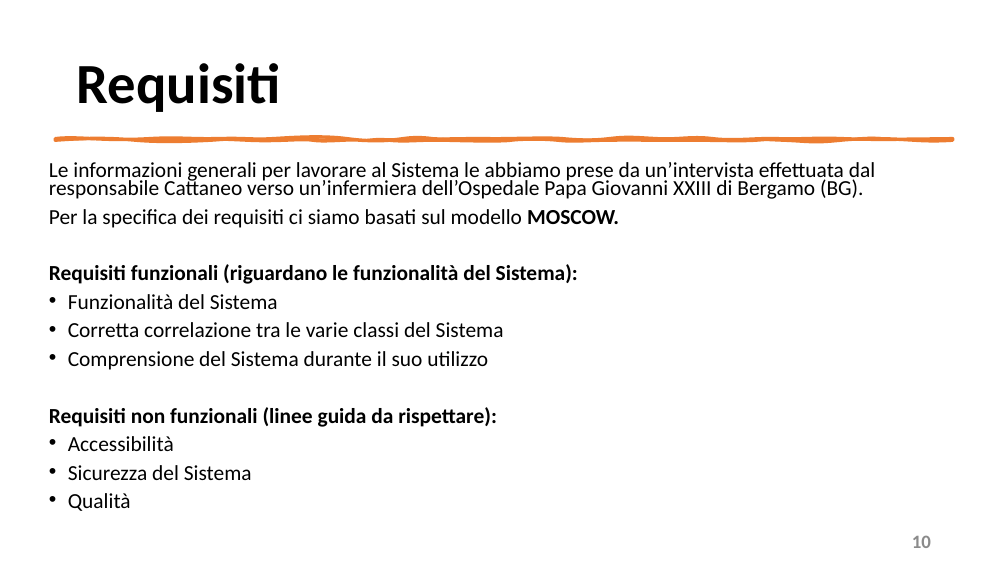
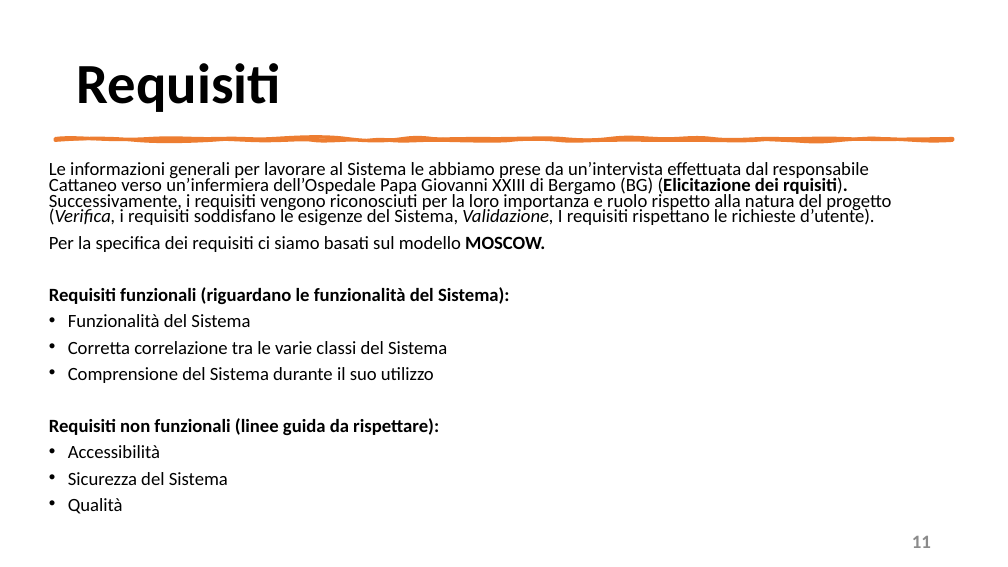
Before and after one commit to mangilimatteo/Progetto_Ingegneria_Software_Cattaneo_Mangili_Saini, a slide deck: slide 11 of Presentazione/Presentazione_Progetto.pptx (slide 10 before the commit). Drawn at 1008x567 pixels with LibreOffice and Linux fonts; fonts in the diff are those of the drawing. Boxes give left, top, right and bottom in pixels: in the first picture for what was removed or moved away, otherwise in the second. Text is boxed around its words. In the diff, an @@ line names an element or a change of style, - is before the commit and + after.

Commit message:
Update Presentazione Progetto
Correzione errori, compilazione Requisiti e Tools

```diff
--- a/Presentazione/Presentazione_Progetto.pptx
+++ b/Presentazione/Presentazione_Progetto.pptx
@@ text at bbox=[49, 162, 891, 226]: text changed; size 20.4 to 17.8 pt @@
-Le informazioni generali per lavorare al Sistema le abbiamo prese da un’intervista effettuata dal responsabile Cattaneo verso un’infermiera dell’Ospedale Papa Giovanni XXIII di Bergamo (BG).
+Le informazioni generali per lavorare al Sistema le abbiamo prese da un’intervista effettuata dal responsabile Cattaneo verso un’infermiera dell’Ospedale Papa Giovanni XXIII di Bergamo (BG) (Elicitazione dei rquisiti). Successivamente, i requisiti vengono riconosciuti per la loro importanza e ruolo rispetto alla natura del progetto (Verifica, i requisiti soddisfano le esigenze del Sistema, Validazione, I requisiti rispettano le richieste d’utente).
@@ text at bbox=[49, 236, 545, 514]: size 20.4 to 17.8 pt in "Per la specifica dei requisiti ci siamo ...", "Requisiti funzionali (riguardano le funzionalità del Sistema ...", "Funzionalità del Sistema", "Corretta correlazione tra le varie classi del ..." and 5 more places @@
@@ page number at bbox=[912, 536, 931, 548]: text changed @@
-10
+11
```
Also in this commit, not shown: 12 other slides changed, 1 slide added.
